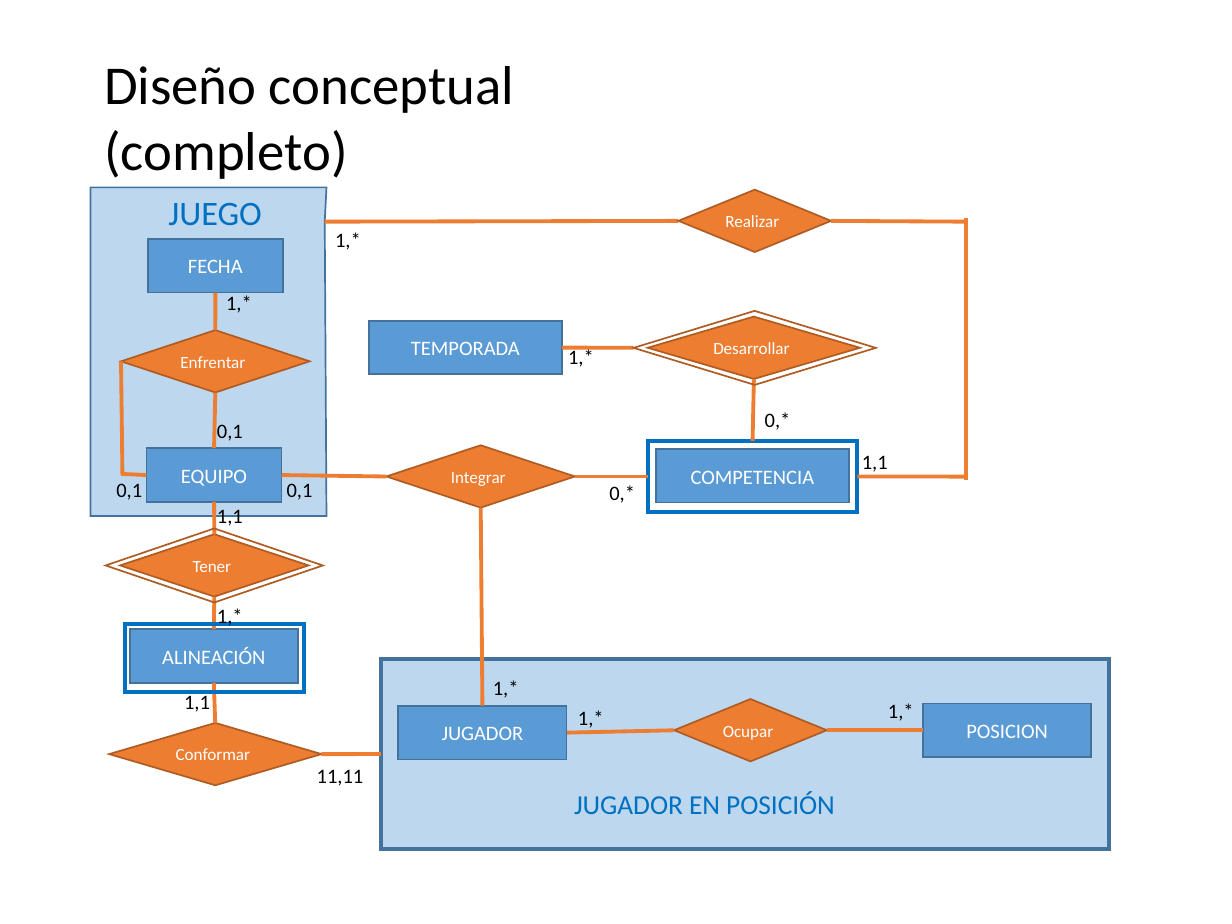
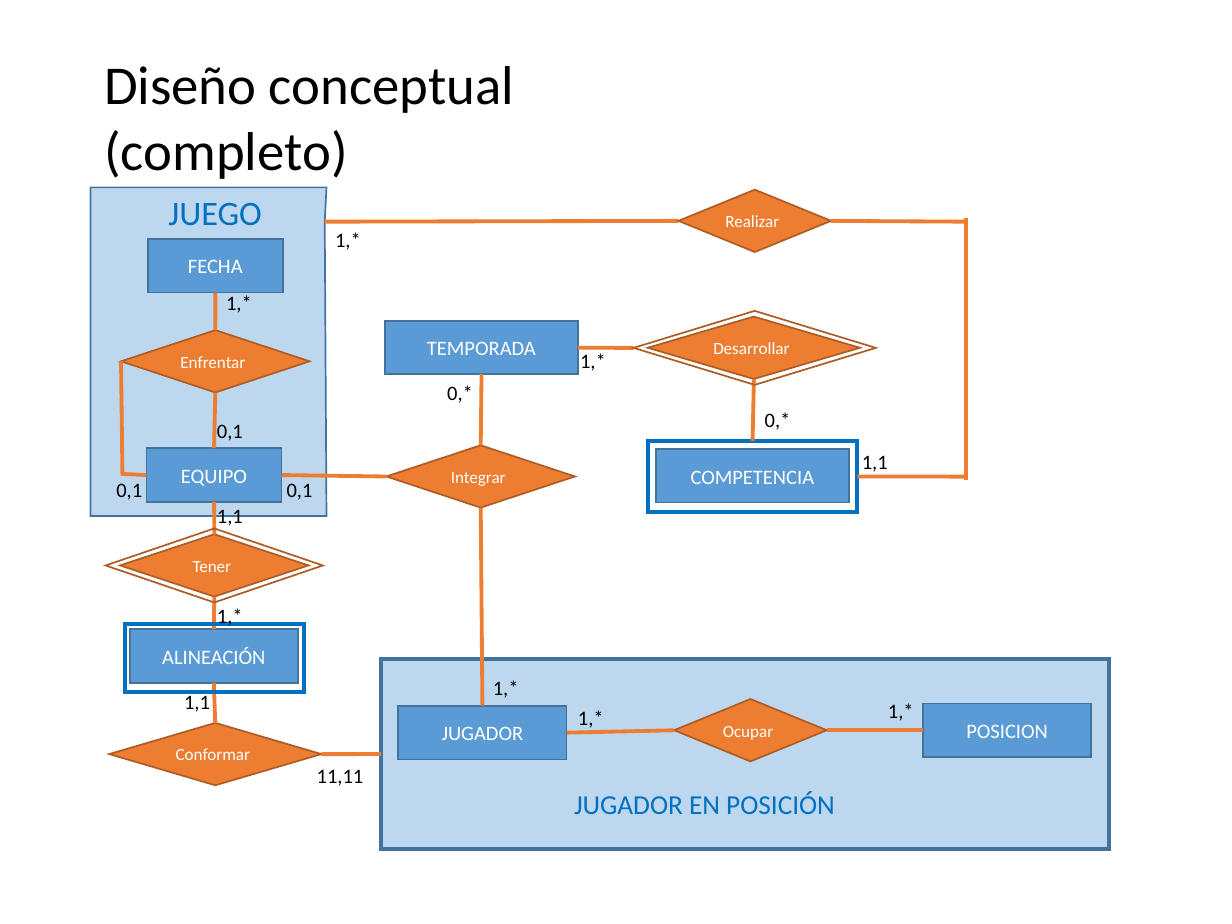
Before and after one commit to anuno61044/Computer-Science-UH, a slide deck: slide 4 of base_de_datos_I/clases_practicas/LAB_03 (solution).pptx. Drawn at 1232x924 pixels with LibreOffice and Linux fonts; fonts in the diff are those of the drawing. Boxes give left, top, right and bottom in pixels: in the first picture for what was removed or moved away, otherwise in the second. Text is boxed around its words. In the diff, an @@ line names an element or a change of style, - is before the commit and + after.

```diff
--- a/base_de_datos_I/clases_practicas/LAB_03 (solution).pptx
+++ b/base_de_datos_I/clases_practicas/LAB_03 (solution).pptx
@@ rectangle "TEMPORADA": place and size @@
-rectangle "TEMPORADA" at box(370, 322, 562, 375)
+rectangle "TEMPORADA" at box(386, 322, 578, 375)
@@ text "1,*": place and size @@
-text "1,*" at box(568, 347, 594, 367)
+text "1,*" at box(580, 353, 606, 371)
@@ line moved from (562, 347) - (633, 347) to (578, 347) - (633, 347) @@
@@ text "0,*": place and size @@
-text "0,*" at box(609, 485, 635, 503)
+text "0,*" at box(447, 385, 473, 403)
@@ line moved from (575, 477) - (648, 477) to (480, 445) - (482, 375) @@
```
Also in this commit, not shown: 1 other file.
